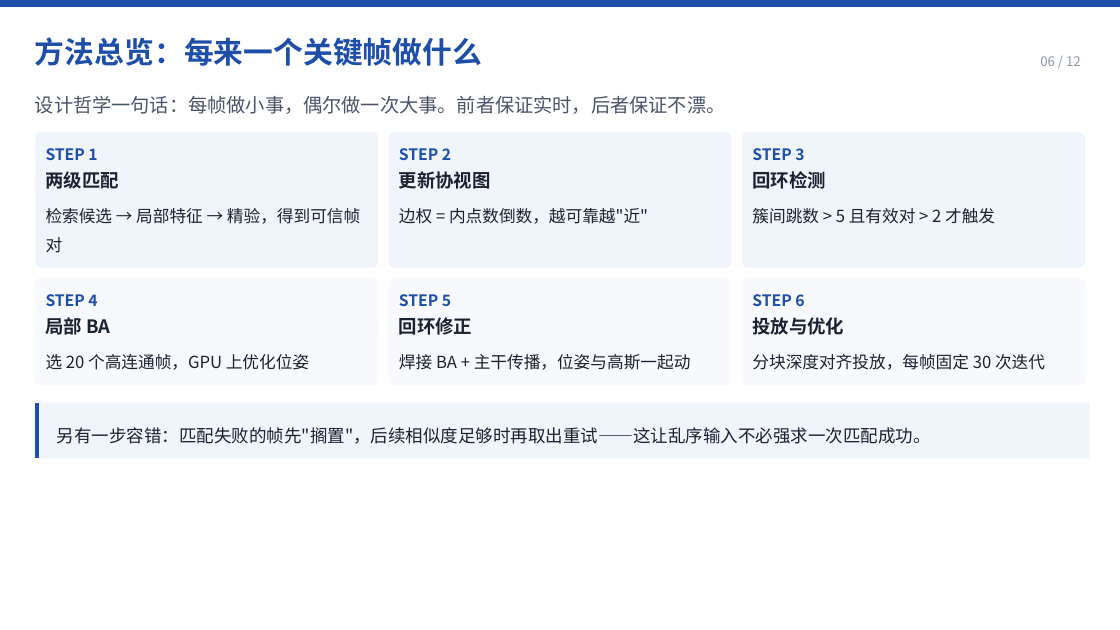
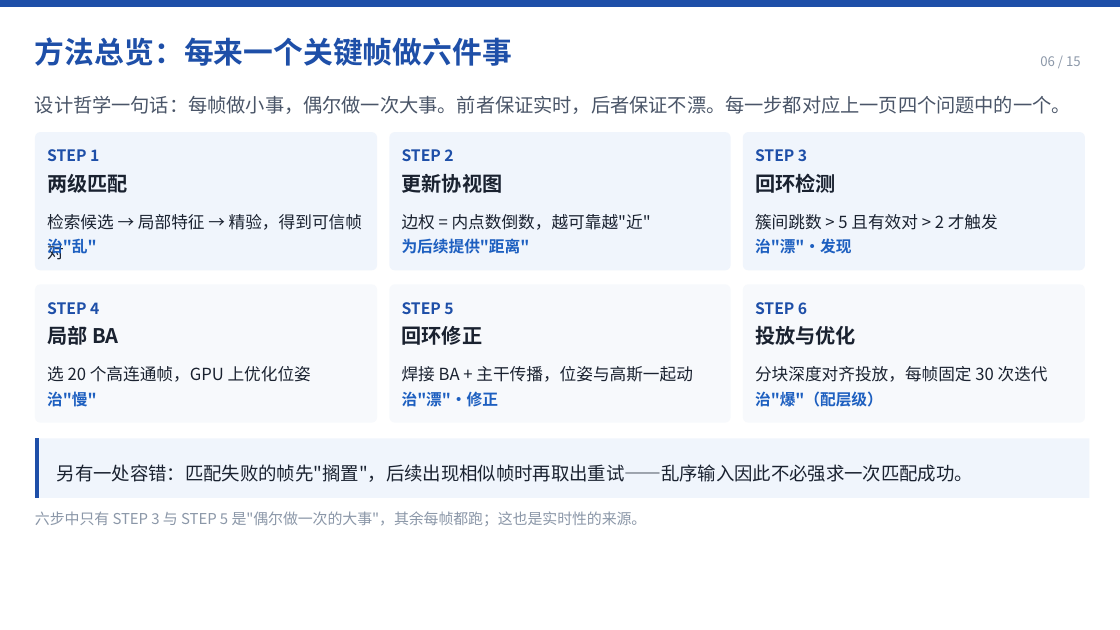
Before and after one commit to LeoZhengWei/ecnu-cs, a slide deck: slide 6 of ecnu-cg/02-PPT/PPT-即时三维高斯泼溅重建.pptx. Drawn at 1120x630 pixels with LibreOffice and Linux fonts; fonts in the diff are those of the drawing. Boxes give left, top, right and bottom in pixels: in the first picture for what was removed or moved away, otherwise in the second. Text is boxed around its words. In the diff, an @@ line names an element or a change of style, - is before the commit and + after.

```diff
--- a/ecnu-cg/02-PPT/PPT-即时三维高斯泼溅重建.pptx
+++ b/ecnu-cg/02-PPT/PPT-即时三维高斯泼溅重建.pptx
@@ text at (35, 37, 512, 66): text changed @@
-方法总览：每来一个关键帧做什么
+方法总览：每来一个关键帧做六件事
@@ text at (1040, 56, 1081, 66): text changed @@
-06 / 12
+06 / 15
@@ text at (35, 96, 1071, 114): text changed @@
-设计哲学一句话：每帧做小事，偶尔做一次大事。前者保证实时，后者保证不漂。
+设计哲学一句话：每帧做小事，偶尔做一次大事。前者保证实时，后者保证不漂。每一步都对应上一页四个问题中的一个。
@@ rounded rectangle: place and size @@
-rounded rectangle at (35, 132, 378, 267)
+rounded rectangle at (35, 132, 377, 271)
@@ rounded rectangle: place and size @@
-rounded rectangle at (388, 132, 731, 267)
+rounded rectangle at (390, 132, 731, 271)
@@ rounded rectangle: place and size @@
-rounded rectangle at (742, 132, 1085, 267)
+rounded rectangle at (743, 132, 1085, 271)
@@ text added at (47, 238, 96, 258), 13.5 pt, text #1D5FC0, bold @@
+治"乱"
@@ text added at (402, 238, 530, 254), 13.5 pt, text #1D5FC0, bold @@
+为后续提供"距离"
@@ text added at (755, 238, 851, 254), 13.5 pt, text #1D5FC0, bold @@
+治"漂"·发现
@@ rounded rectangle: place and size @@
-rounded rectangle at (35, 278, 378, 385)
+rounded rectangle at (35, 285, 377, 423)
@@ text "STEP 4": place and size @@
-text "STEP 4" at (46, 294, 97, 306)
+text "STEP 4" at (47, 302, 99, 314)
@@ proportions changed in 6 elements at (743, 132, 1085, 271), (35, 132, 377, 271), (390, 132, 731, 271), (743, 285, 1085, 423), (35, 285, 377, 423), (390, 285, 731, 423) @@
@@ rounded rectangle: place and size @@
-rounded rectangle at (388, 278, 731, 385)
+rounded rectangle at (390, 285, 731, 423)
@@ text "STEP 5": place and size @@
-text "STEP 5" at (399, 294, 451, 306)
+text "STEP 5" at (402, 302, 453, 314)
@@ rounded rectangle: place and size @@
-rounded rectangle at (742, 278, 1085, 385)
+rounded rectangle at (743, 285, 1085, 423)
@@ text "STEP 6": place and size @@
-text "STEP 6" at (752, 294, 804, 306)
+text "STEP 6" at (755, 302, 807, 314)
@@ text "局部 BA": place and size @@
-text "局部 BA" at (46, 317, 110, 335)
+text "局部 BA" at (47, 326, 119, 345)
@@ size 15.8 to 17.2 pt in 6 elements at (47, 174, 128, 193), (755, 173, 836, 193), (402, 174, 503, 193), (47, 326, 119, 345), (755, 326, 856, 345), (402, 326, 483, 345) @@
@@ text "回环修正": place and size @@
-text "回环修正" at (399, 317, 472, 335)
+text "回环修正" at (402, 326, 483, 345)
@@ text "投放与优化": place and size @@
-text "投放与优化" at (752, 317, 844, 335)
+text "投放与优化" at (755, 326, 856, 345)
@@ text "选 20 个高连通帧，GPU 上优化位姿": place and size @@
-text "选 20 个高连通帧，GPU 上优化位姿" at (46, 354, 309, 370)
+text "选 20 个高连通帧，GPU 上优化位姿" at (47, 366, 311, 382)
@@ line spacing 1.45 to 1.5 in 6 elements at (755, 214, 998, 230), (402, 214, 651, 230), (47, 214, 362, 260), (47, 366, 311, 382), (755, 366, 1048, 382), (402, 366, 693, 382) @@
@@ text "焊接 BA + 主干传播，位姿与高斯一起动": place and size @@
-text "焊接 BA + 主干传播，位姿与高斯一起动" at (399, 354, 691, 370)
+text "焊接 BA + 主干传播，位姿与高斯一起动" at (402, 366, 693, 382)
@@ text "分块深度对齐投放，每帧固定 30 次迭代": place and size @@
-text "分块深度对齐投放，每帧固定 30 次迭代" at (752, 354, 1045, 370)
+text "分块深度对齐投放，每帧固定 30 次迭代" at (755, 366, 1048, 382)
@@ text added at (47, 391, 96, 407), 13.5 pt, text #1D5FC0, bold @@
+治"慢"
@@ text added at (402, 391, 498, 407), 13.5 pt, text #1D5FC0, bold @@
+治"漂"·修正
@@ text added at (755, 391, 883, 407), 13.5 pt, text #1D5FC0, bold @@
+治"爆"（配层级）
@@ freeform shape: place and size @@
-freeform shape at (35, 402, 1090, 459)
+freeform shape at (35, 439, 1090, 498)
@@ rectangle: place and size @@
-rectangle at (39, 402, 1090, 459)
+rectangle at (39, 439, 1090, 498)
@@ text at (57, 464, 973, 482): text changed; size 15 to 15.8 pt @@
-另有一步容错：匹配失败的帧先"搁置"，后续相似度足够时再取出重试——这让乱序输入不必强求一次匹配成功。
+另有一处容错：匹配失败的帧先"搁置"，后续出现相似帧时再取出重试——乱序输入因此不必强求一次匹配成功。
@@ text added at (35, 511, 647, 526), 12.8 pt, text #8B97A8 @@
+六步中只有 STEP 3 与 STEP 5 是"偶尔做一次的大事"，其余每帧都跑；这也是实时性的来源。
```
Also in this commit, not shown: 9 other slides changed, 5 slides added, 2 slides removed, 26 other files.
